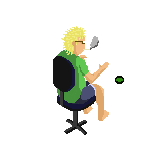
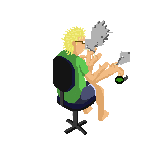
Two versions of the same layered image (w=160, h=160). Layer-by-layer changes:
showed group "workin" (43 layers) over [52, 20, 130, 126]
showed group "Generalist move 8" (3 layers) over [52, 26, 125, 126]
showed group "Generalist move 7" (4 layers) over [52, 26, 128, 126]
showed group "Generalist move 6" (4 layers) over [52, 26, 130, 126]
showed group "Generalist move 5" (4 layers) over [52, 26, 125, 126]
showed group "Generalist move 4" (4 layers) over [52, 26, 125, 126]
showed group "Generalist move 3" (4 layers) over [52, 26, 125, 126]
showed group "Generalist move 1" (4 layers) over [52, 20, 125, 126]
hid group "Generalist" (3 layers) over [52, 26, 125, 126]
